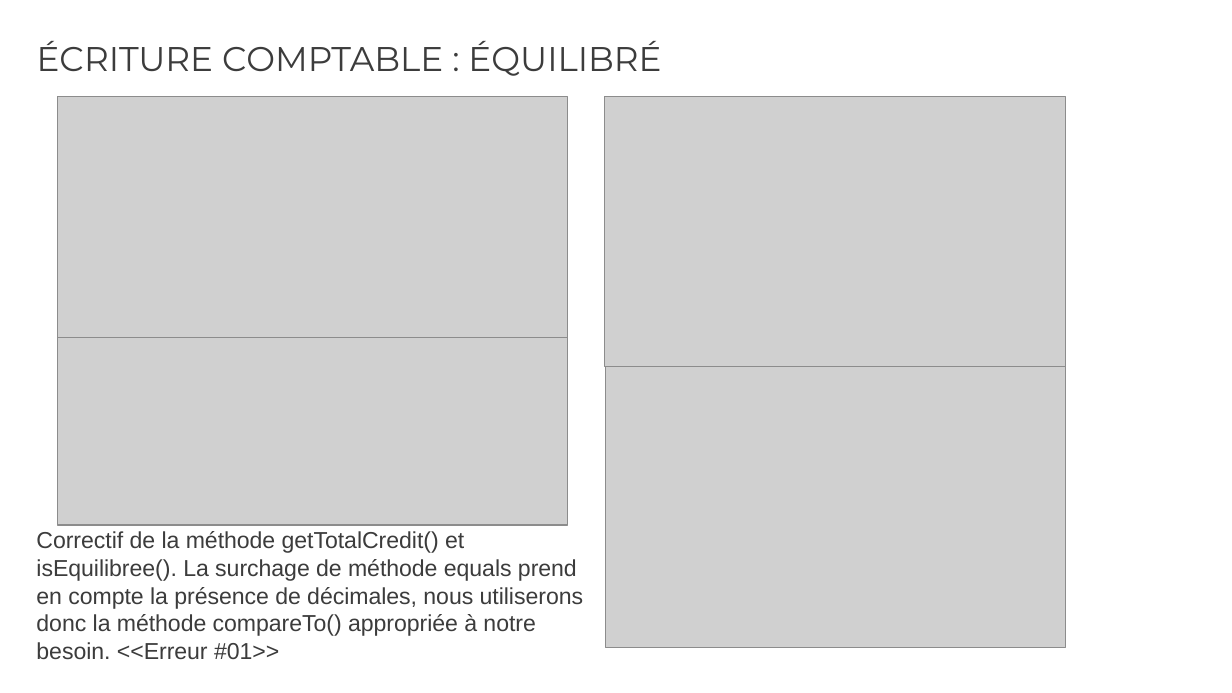
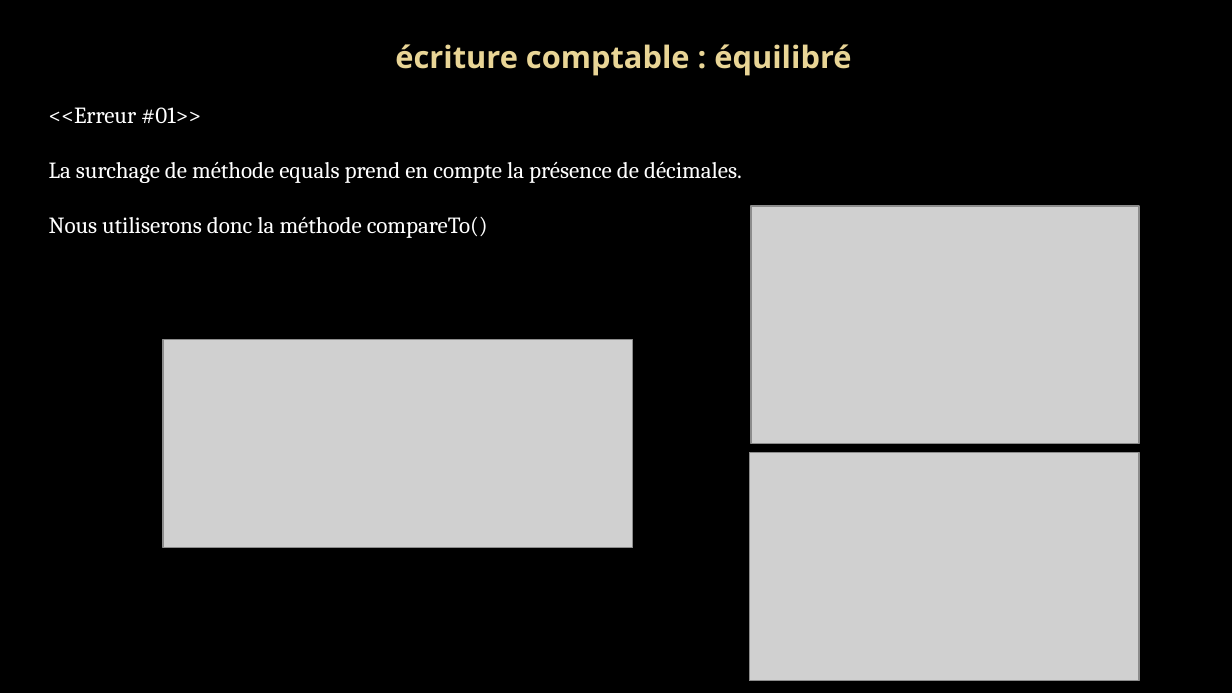
Before and after one commit to rvallet/ocp9-projetB4, a slide deck: slide 3 of doc/Présentation_OCP9_projetB4.pptx (slide 2 before the commit). Drawn at 1232x693 pixels with LibreOffice and Linux fonts; fonts in the diff are those of the drawing; grey boxes stand for pictures; background and template pictures are left out. Boxes give left, top, right and bottom in pixels: in the first picture for what was removed or moved away, otherwise in the second. Text is boxed around its words. In the diff, an @@ line names an element or a change of style, - is before the commit and + after.

```diff
--- a/doc/Présentation_OCP9_projetB4.pptx
+++ b/doc/Présentation_OCP9_projetB4.pptx
@@ background #FFFFFF to picture (left out) @@
@@ title at [395,44,851,76]: text changed; size 20 to 18 pt; font Montserrat to Noto Sans; text colour #3C3C3C to gradient #EAD696 to #E7D081; bold on @@
-ÉCRITURE COMPTABLE : ÉQUILIBRÉ
+écriture comptable : équilibré
@@ text at [49,107,742,238]: text changed; font Arial to Cambria; text colour #3C3C3C to #FFFFFF @@
-Correctif de la méthode getTotalCredit() et isEquilibree(). La surchage de méthode equals prend en compte la présence de décimales, nous utiliserons donc la méthode compareTo() appropriée à notre besoin. <<Erreur #01>>
+<<Erreur #01>>
+La surchage de méthode equals prend en compte la présence de décimales.
+Nous utiliserons donc la méthode compareTo()
@@ picture removed at [58,96,568,336] @@
@@ picture: place and size @@
-picture at [606,366,1066,647]
+picture at [752,206,1140,444]
@@ picture: place and size @@
-picture at [58,338,568,525]
+picture at [163,339,632,547]
@@ picture: place and size @@
-picture at [605,96,1066,366]
+picture at [749,452,1140,680]
```
Also in this commit, not shown: 10 other slides changed, 4 slides added.
